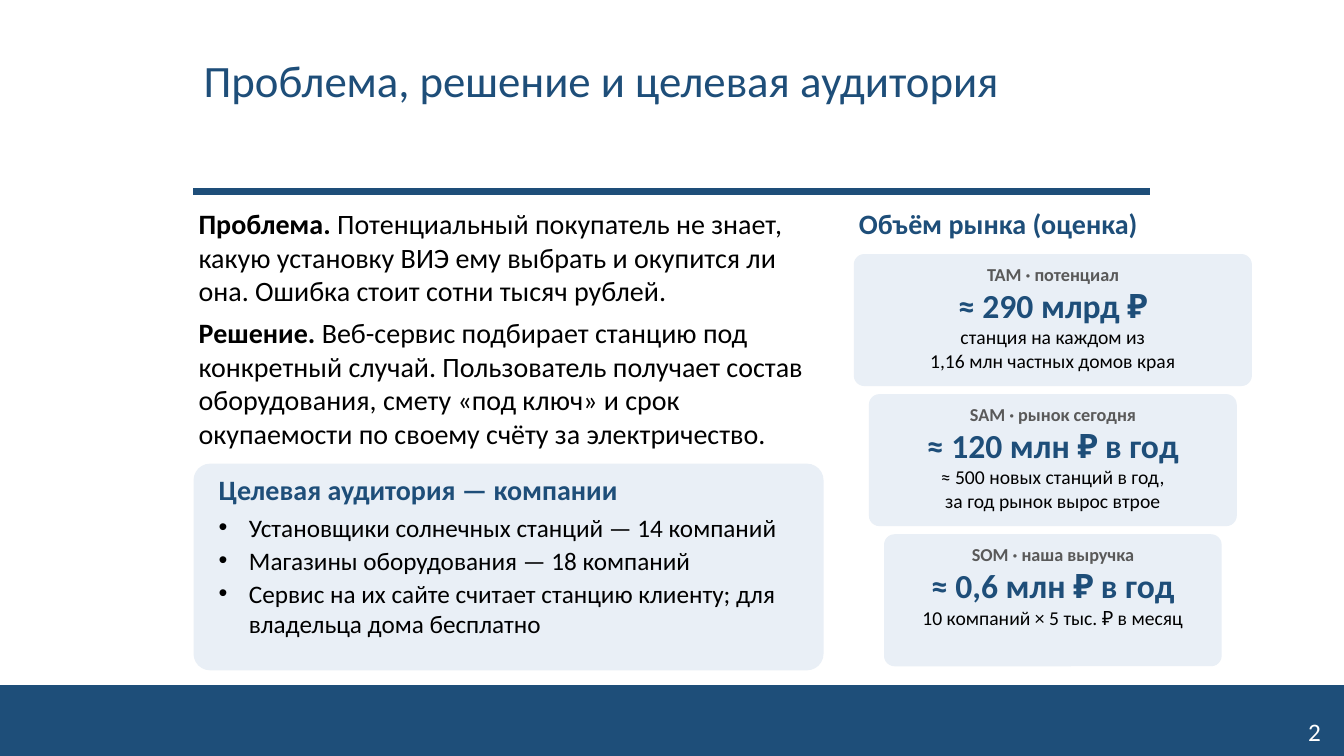
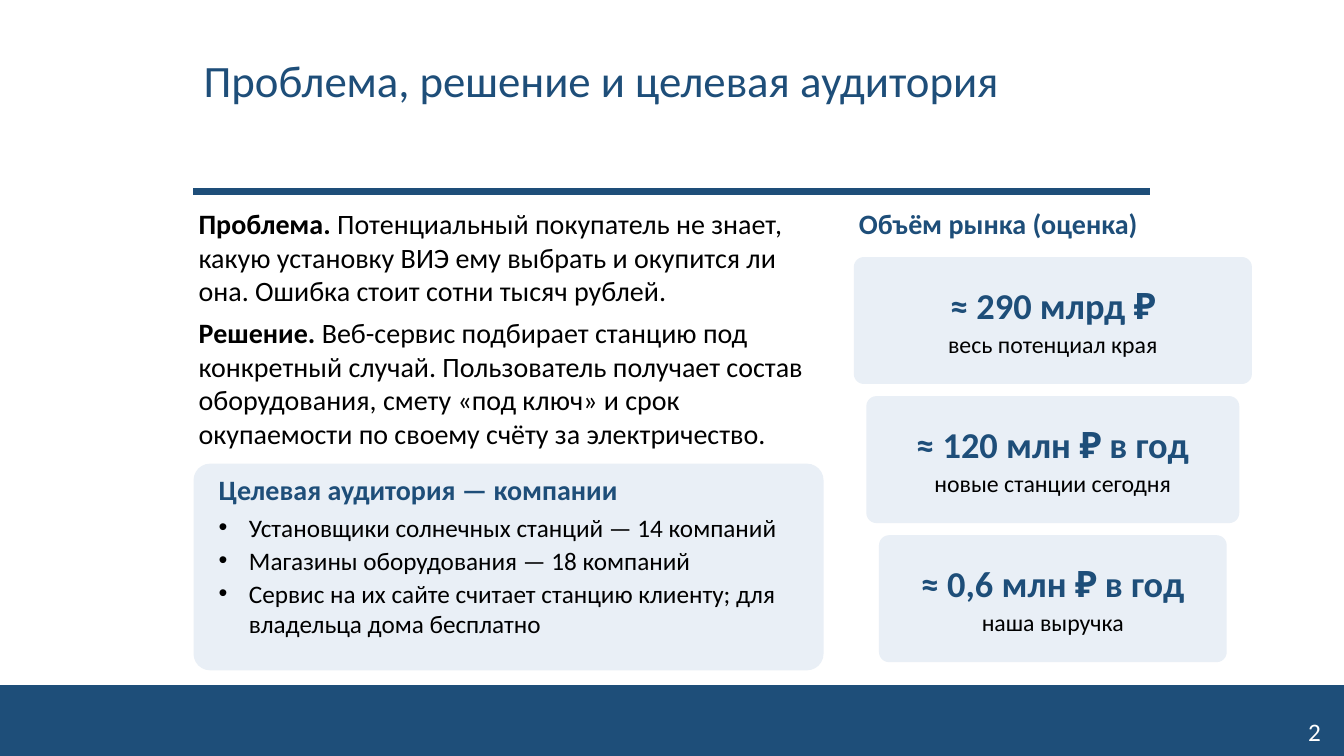
Before and after one commit to NeK0ban/SunCount, a slide deck: slide 2 of reports/ip_truba/SunCount_IS_truba.pptx. Drawn at 1344x756 pixels with LibreOffice and Linux fonts; fonts in the diff are those of the drawing; background and template pictures are left out. Boxes give left, top, right and bottom in pixels: in the first picture for what was removed or moved away, otherwise in the second. Text is boxed around its words. In the diff, an @@ line names an element or a change of style, - is before the commit and + after.

```diff
--- a/reports/ip_truba/SunCount_IS_truba.pptx
+++ b/reports/ip_truba/SunCount_IS_truba.pptx
@@ vertical alignment top to middle in 3 elements at [947, 572, 1184, 635], [934, 434, 1189, 496], [948, 295, 1157, 357] @@
@@ text "≈ 290 млрд ₽": place and size @@
-text "≈ 290 млрд ₽" at [930, 269, 1175, 372]
+text "≈ 290 млрд ₽" at [948, 295, 1157, 357]
@@ text at [987, 269, 1119, 284]: paragraph removed @@
-TAM · потенциал
@@ text at [976, 295, 1125, 325]: size 24 to 26 pt in "≈ 290 млрд ₽"; more space between paragraphs @@
@@ text at [948, 341, 1157, 357]: text changed; size 14 to 17 pt @@
-станция на каждом из
-1,16 млн частных домов края
+весь потенциал края
@@ text at [970, 409, 1136, 424]: paragraph removed @@
-SAM · рынок сегодня
@@ text at [943, 434, 1189, 464]: size 24 to 26 pt in "≈ 120 млн ₽ в год"; more space between paragraphs @@
@@ text at [934, 480, 1171, 496]: text changed; size 14 to 17 pt @@
-≈ 500 новых станций в год,
-за год рынок вырос втрое
+новые станции сегодня
@@ rounded rectangle: place and size @@
-rounded rectangle at [884, 534, 1222, 666]
+rounded rectangle at [879, 535, 1227, 662]
@@ text at [972, 549, 1134, 564]: paragraph removed @@
-SOM · наша выручка
@@ text at [947, 572, 1184, 603]: size 24 to 26 pt in "≈ 0,6 млн ₽ в год"; more space between paragraphs @@
@@ text at [982, 619, 1124, 635]: text changed; size 14 to 17 pt @@
-10 компаний × 5 тыс. ₽ в месяц
+наша выручка
```
Also in this commit, not shown: 2 other slides changed, 1 slide added, 1 slide removed, 5 other files.
